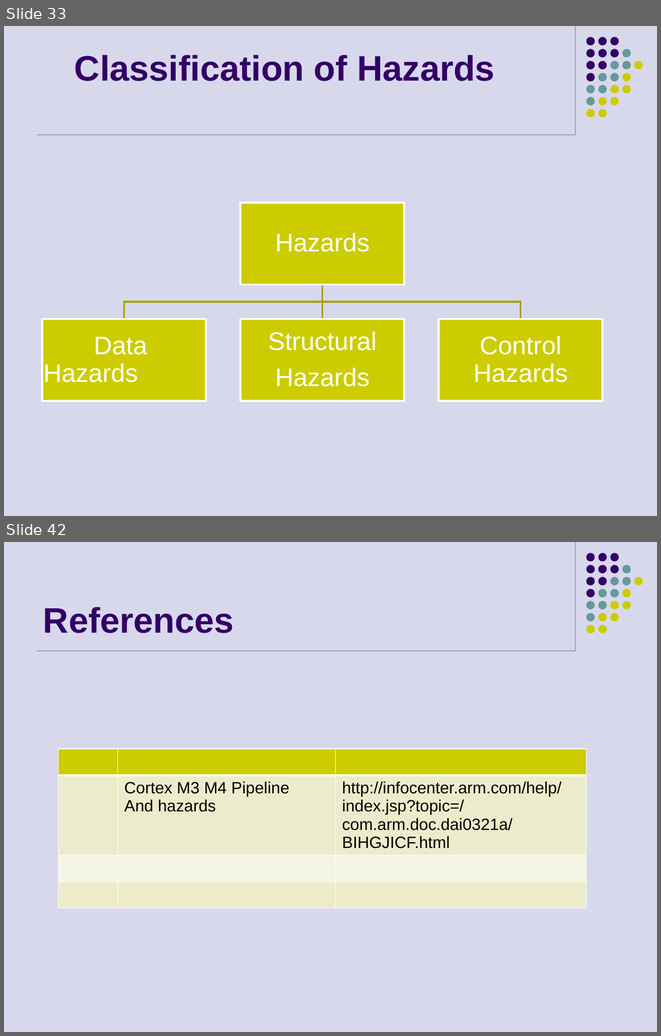
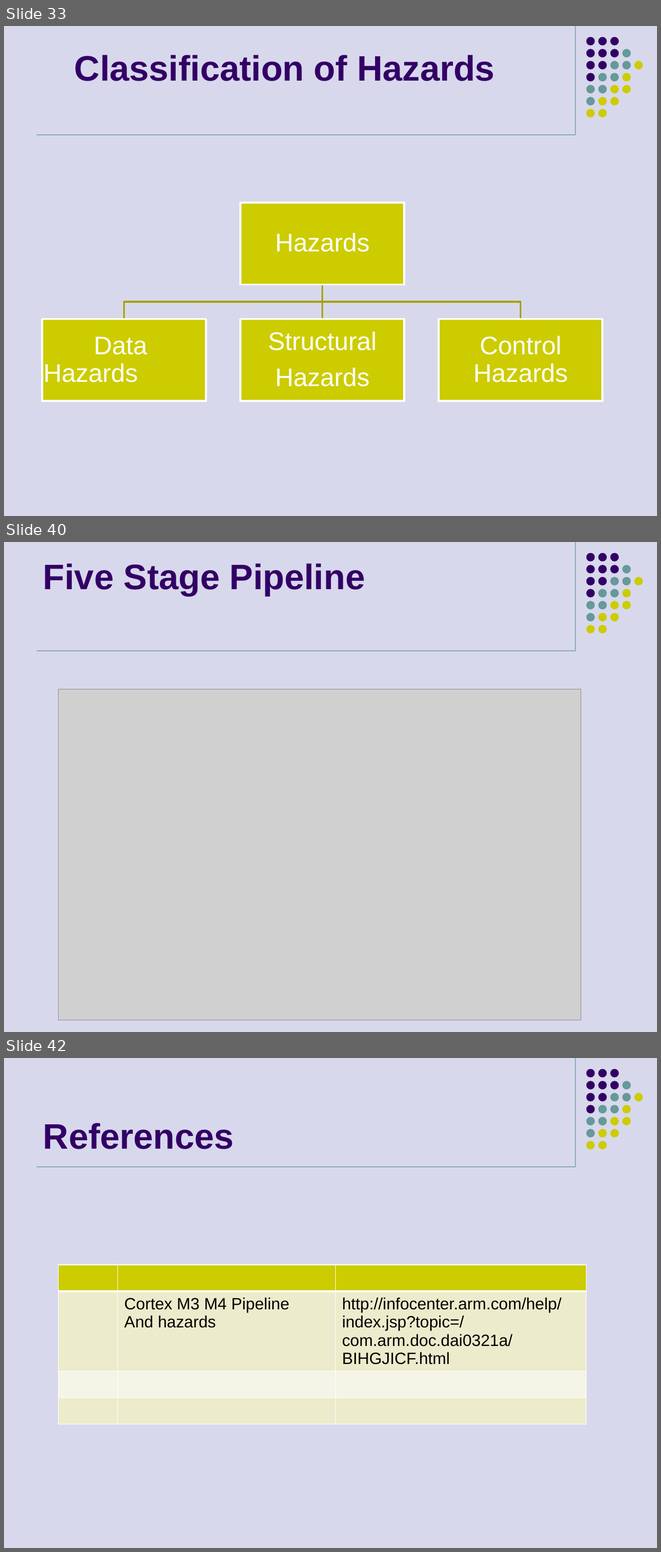
Before and after one commit to girishsukukumar/ARM-Architecture, a slide deck: Module-3.pptx. Shown one above the other, each under a label of ours: slides 33 and 42 before the commit, slides 33, 40 and 42 after it; the slides between them are not shown. The pictures are 661x1036 and 661x1552 pixels, drawn with LibreOffice and Linux fonts; fonts in the diff are those of the drawing; grey boxes stand for pictures. Boxes give left, top, right and bottom in pixels: in the first picture for what was removed or moved away, otherwise in the second. Text is boxed around its words. In the diff, an @@ line names an element or a change of style, - is before the commit and + after.

```diff
--- a/Module-3.pptx
+++ b/Module-3.pptx
@@ slide 40 added at (x1=4, y1=542, x2=657, y2=1032), background #D8D8EC; not listed: 33 template elements that a slide beside it also shows @@
@@ text added at (x1=43, y1=563, x2=365, y2=596), 39 pt, text #330066, bold @@
+Five Stage Pipeline
@@ picture added at (x1=58, y1=689, x2=581, y2=1020) @@
```
Also in this commit, not shown: 2 slides changed, 5 other slides added, 6 slides removed.
